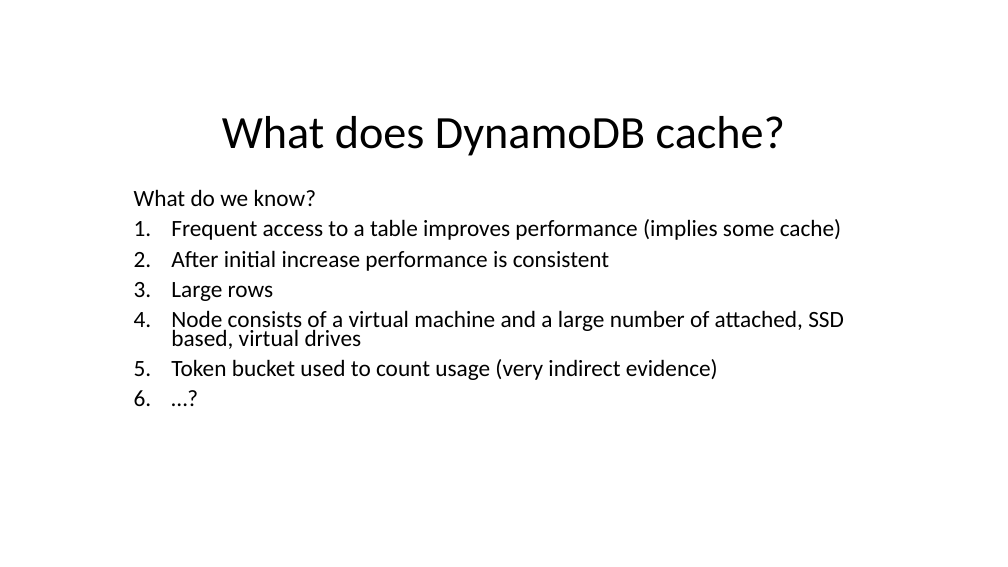
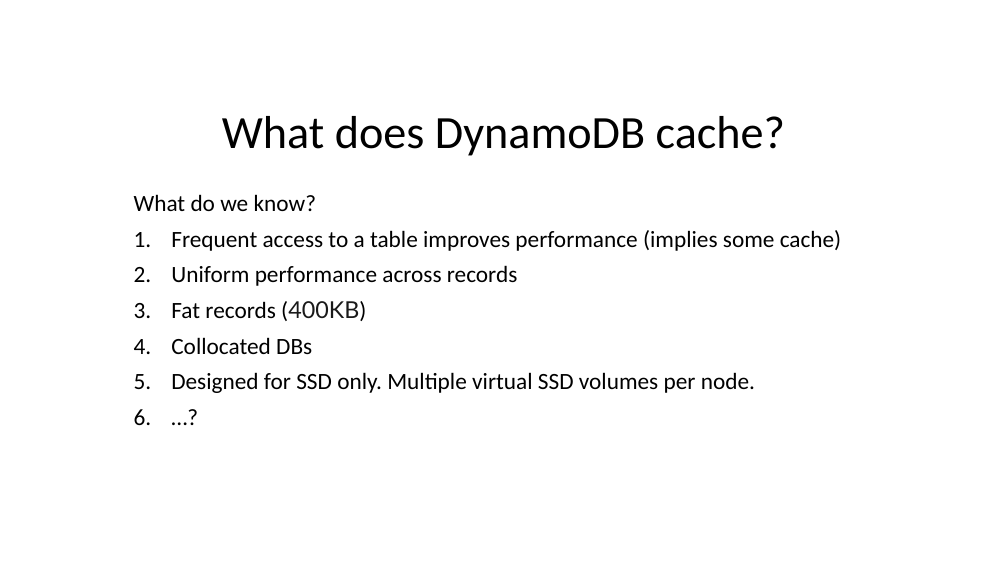
Before and after one commit to mokus/dynamodb_cdk_adjacency_list, a slide deck: slide 3 of presentation/Adjacency List.pptx. Drawn at 1008x567 pixels with LibreOffice and Linux fonts; fonts in the diff are those of the drawing. Boxes give left, top, right and bottom in pixels: in the first picture for what was removed or moved away, otherwise in the second. Text is boxed around its words. In the diff, an @@ line names an element or a change of style, - is before the commit and + after.

Commit message:
presentation updated

```diff
--- a/presentation/Adjacency List.pptx
+++ b/presentation/Adjacency List.pptx
@@ subtitle at [134, 194, 842, 251]: line spacing 0.7 to 0.9 @@
@@ subtitle at [171, 265, 755, 393]: text changed @@
-2. After initial increase performance is consistent
-3. Large rows
-4. Node consists of a virtual machine and a large number of attached, SSD based, virtual drives
-5. Token bucket used to count usage (very indirect evidence)
+2. Uniform performance across records
+3. Fat records (400KB)
+4. Collocated DBs
+5. Designed for SSD only. Multiple virtual SSD volumes per node.
```
Also in this commit, not shown: 2 slides added.
